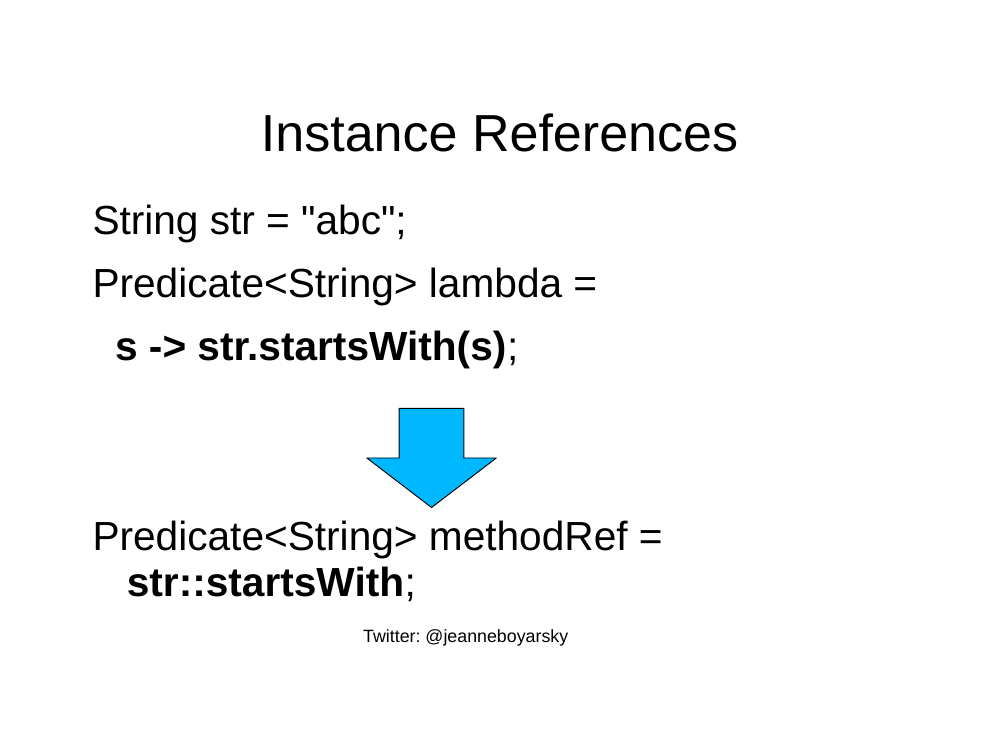
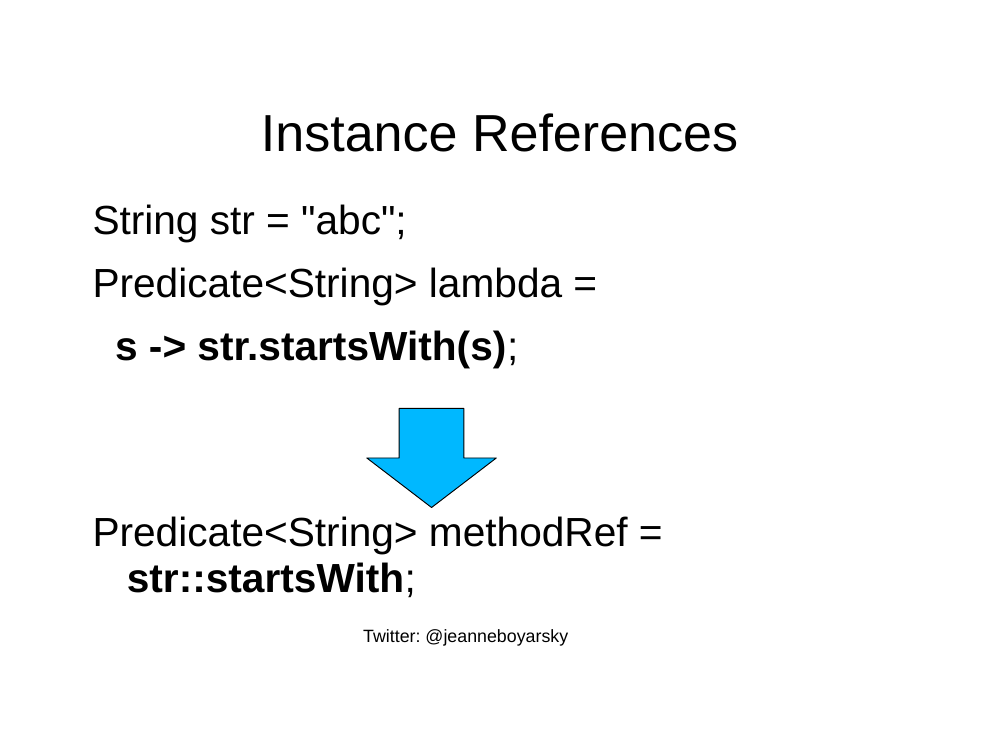
Before and after one commit to boyarsky/java-8-streams-by-puzzles, a slide deck: slide 20 of docs/Slides.ppt. Drawn at 1008x756 pixels with LibreOffice and Linux fonts; fonts in the diff are those of the drawing; background and template pictures are left out. Boxes give left, top, right and bottom in pixels: in the first picture for what was removed or moved away, otherwise in the second. Text is boxed around its words. In the diff, an @@ line names an element or a change of style, - is before the commit and + after.

```diff
--- a/docs/Slides.ppt
+++ b/docs/Slides.ppt
@@ text at (93, 520, 628, 602): paragraph removed @@
-Predicate<String> methodRef = str::startsWith;
@@ text added at (93, 516, 628, 598), 32 pt, text #000000 @@
+Predicate<String> methodRef = str::startsWith;
```
Also in this commit, not shown: 7 other slides changed.
